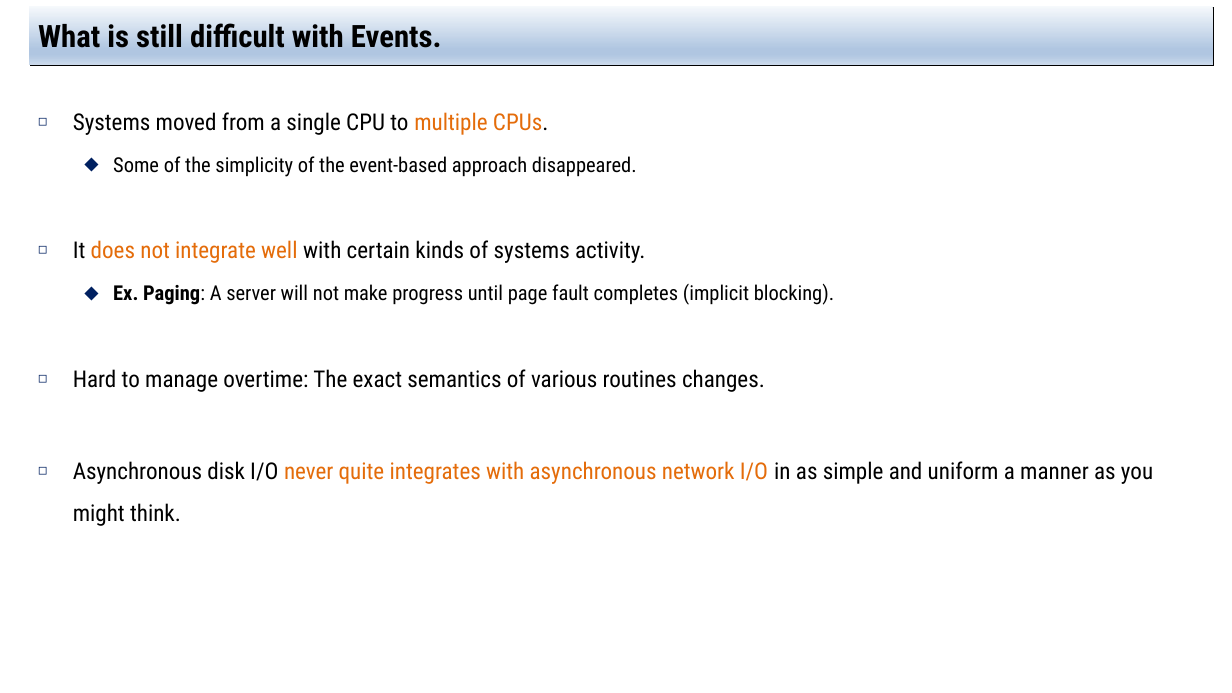
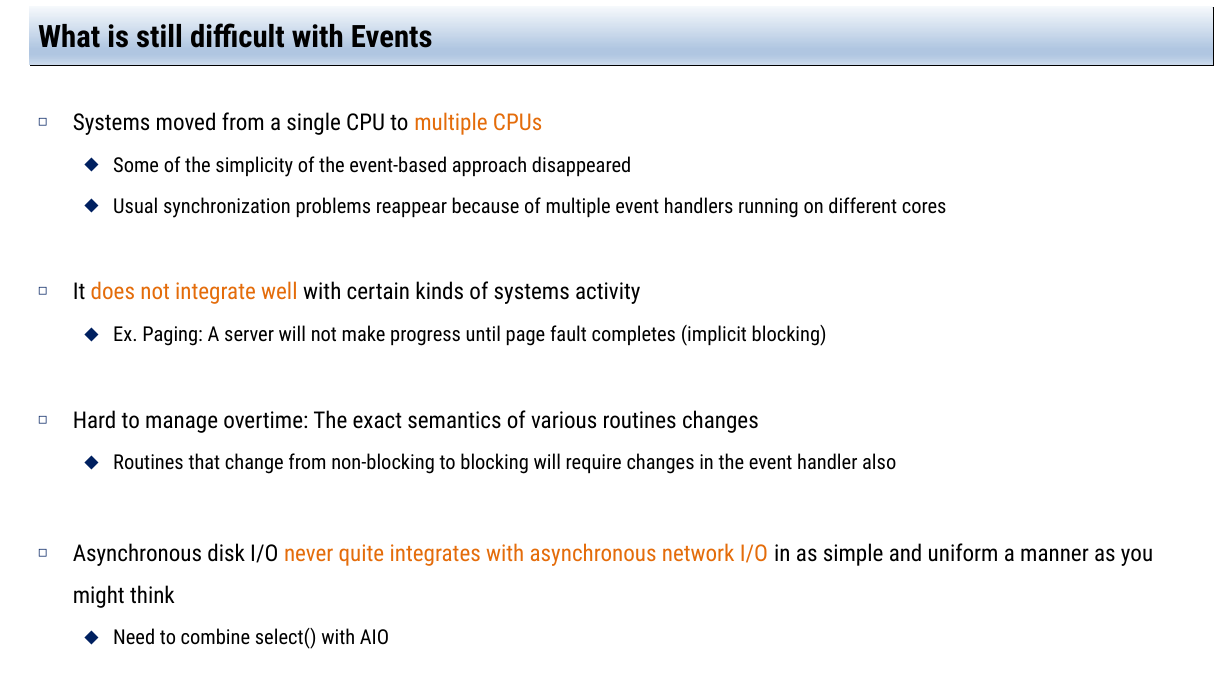
Before and after one commit to jachermocilla/extra-course-materials, a slide deck: slide 18 of cmsc125/ostep/slides/02.Concurrency/33.Event-based_Concurrency(Advanced).pptx. Drawn at 1232x693 pixels with LibreOffice and Linux fonts; fonts in the diff are those of the drawing. Boxes give left, top, right and bottom in pixels: in the first picture for what was removed or moved away, otherwise in the second. Text is boxed around its words. In the diff, an @@ line names an element or a change of style, - is before the commit and + after.

```diff
--- a/cmsc125/ostep/slides/02.Concurrency/33.Event-based_Concurrency(Advanced).pptx
+++ b/cmsc125/ostep/slides/02.Concurrency/33.Event-based_Concurrency(Advanced).pptx
@@ title at [38, 19, 433, 48]: text changed @@
-What is still difficult with Events.
+What is still difficult with Events
@@ text at [73, 112, 1153, 649]: text changed; size 18 to 16 pt @@
-◻ Systems moved from a single CPU to multiple CPUs.
-  ⬥ Some of the simplicity of the event-based approach disappeared.
-◻ It does not integrate well with certain kinds of systems activity.
-  ⬥ Ex. Paging: A server will not make progress until page fault completes (implicit blocking).
-◻ Hard to manage overtime: The exact semantics of various routines changes.
-◻ Asynchronous disk I/O never quite integrates with asynchronous network I/O in as simple and uniform a manner as you might think.
+◻ Systems moved from a single CPU to multiple CPUs
+  ⬥ Some of the simplicity of the event-based approach disappeared
+  ⬥ Usual synchronization problems reappear because of multiple event handlers running on different cores
+◻ It does not integrate well with certain kinds of systems activity
+  ⬥ Ex. Paging: A server will not make progress until page fault completes (implicit blocking)
+◻ Hard to manage overtime: The exact semantics of various routines changes
+  ⬥ Routines that change from non-blocking to blocking will require changes in the event handler also
+◻ Asynchronous disk I/O never quite integrates with asynchronous network I/O in as simple and uniform a manner as you might think
+  ⬥ Need to combine select() with AIO
```
Also in this commit, not shown: 12 other slides changed, 2 other files.
